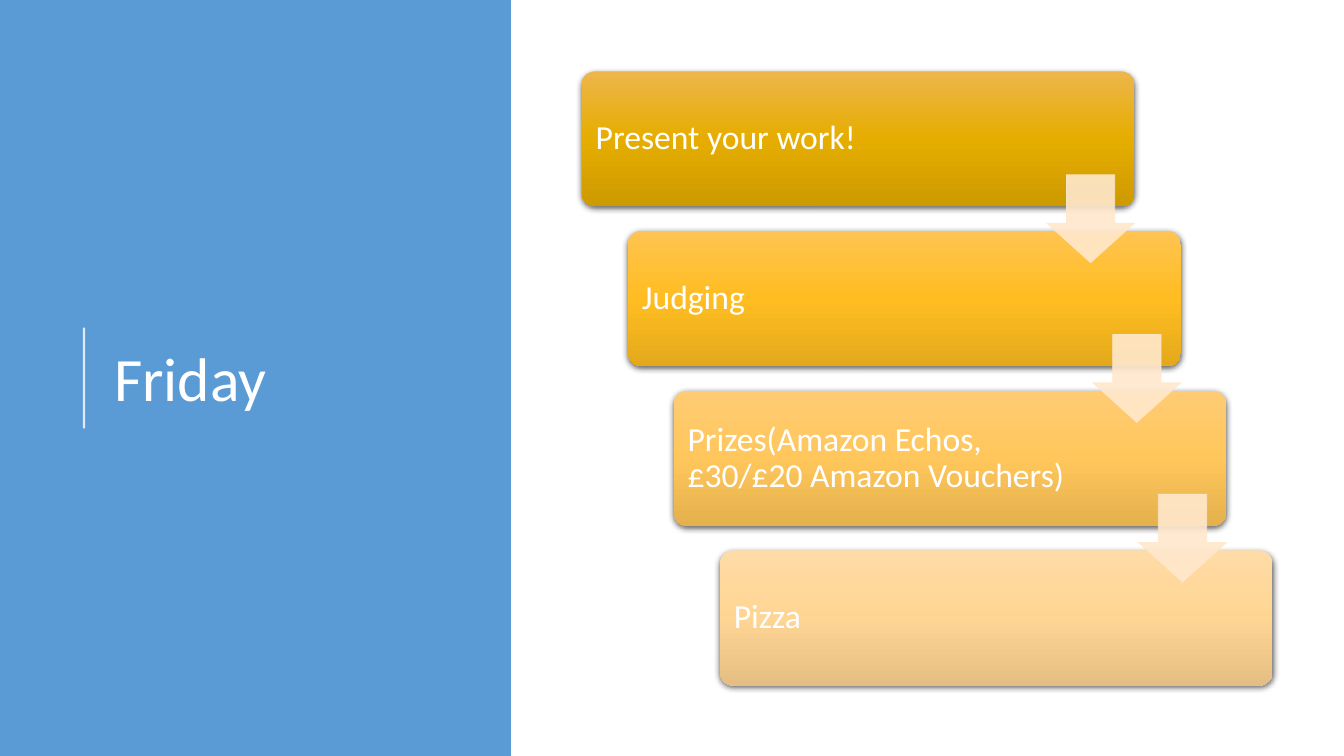
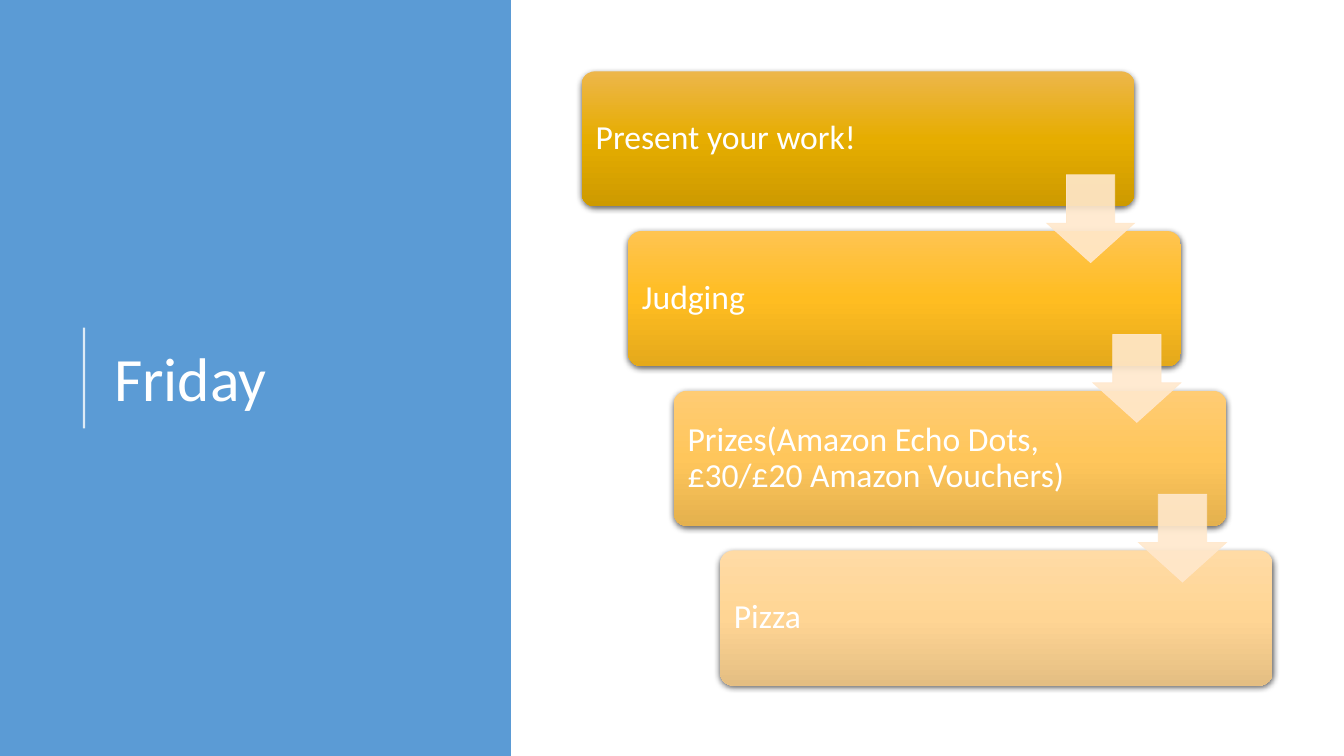
Before and after one commit to edintelligence/AI-Challenge, a slide deck: slide 6 of Presentation.pptx. Drawn at 1344x756 pixels with LibreOffice and Linux fonts; fonts in the diff are those of the drawing. Boxes give left, top, right and bottom in pixels: in the first picture for what was removed or moved away, otherwise in the second. Text is boxed around its words. In the diff, an @@ line names an element or a change of style, - is before the commit and + after.

```diff
--- a/Presentation.pptx
+++ b/Presentation.pptx
@@ text at box(688, 426, 1064, 492): text changed @@
-Prizes(Amazon Echos, £30/£20 Amazon Vouchers)
+Prizes(Amazon Echo Dots, £30/£20 Amazon Vouchers)
```
